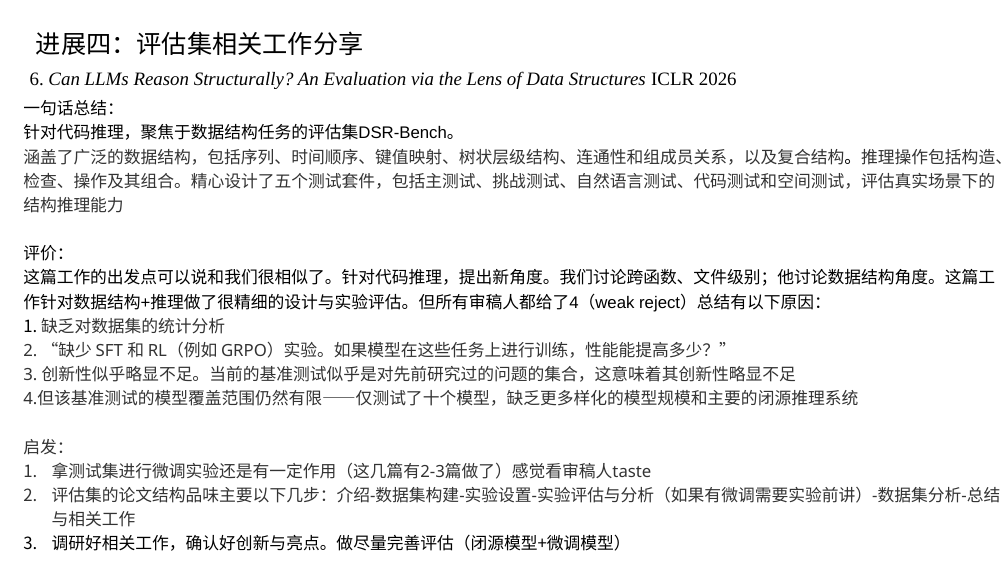
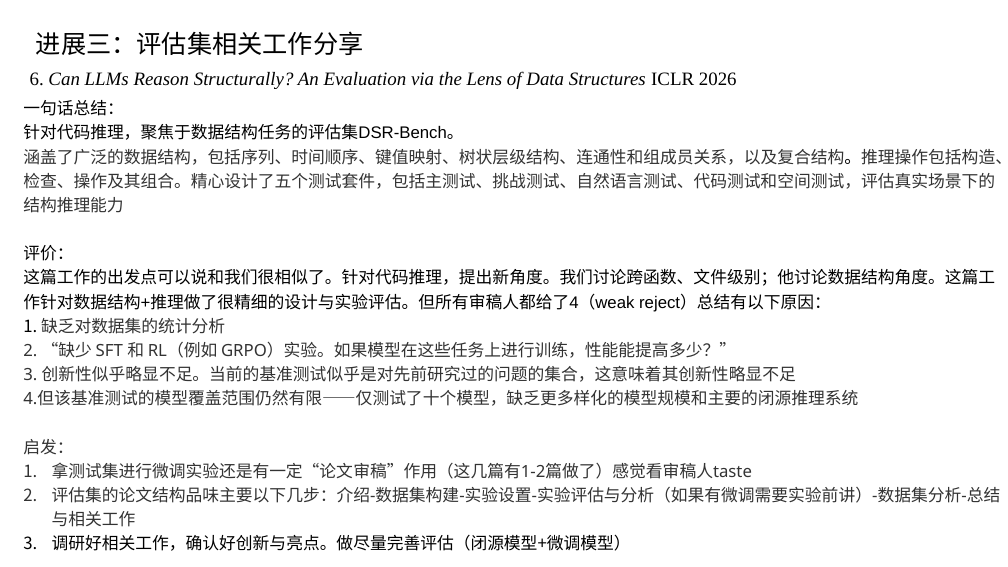
Before and after one commit to caoye04/TreecEva, a slide deck: slide 25 of 组会记录/组会0122.pptx (slide 22 before the commit). Drawn at 1008x567 pixels with LibreOffice and Linux fonts; fonts in the diff are those of the drawing. Boxes give left, top, right and bottom in pixels: in the first picture for what was removed or moved away, otherwise in the second. Text is boxed around its words. In the diff, an @@ line names an element or a change of style, - is before the commit and + after.

```diff
--- a/组会记录/组会0122.pptx
+++ b/组会记录/组会0122.pptx
@@ text at bbox=[36, 31, 364, 55]: text changed @@
-进展四：评估集相关工作分享
+进展三：评估集相关工作分享
@@ text in rectangle at bbox=[52, 463, 752, 479]: text changed @@
-1. 拿测试集进行微调实验还是有一定作用（这几篇有2-3篇做了）感觉看审稿人taste
+1. 拿测试集进行微调实验还是有一定“论文审稿”作用（这几篇有1-2篇做了）感觉看审稿人taste
```
Also in this commit, not shown: 22 other slides changed, 3 slides added, 6 other files.
